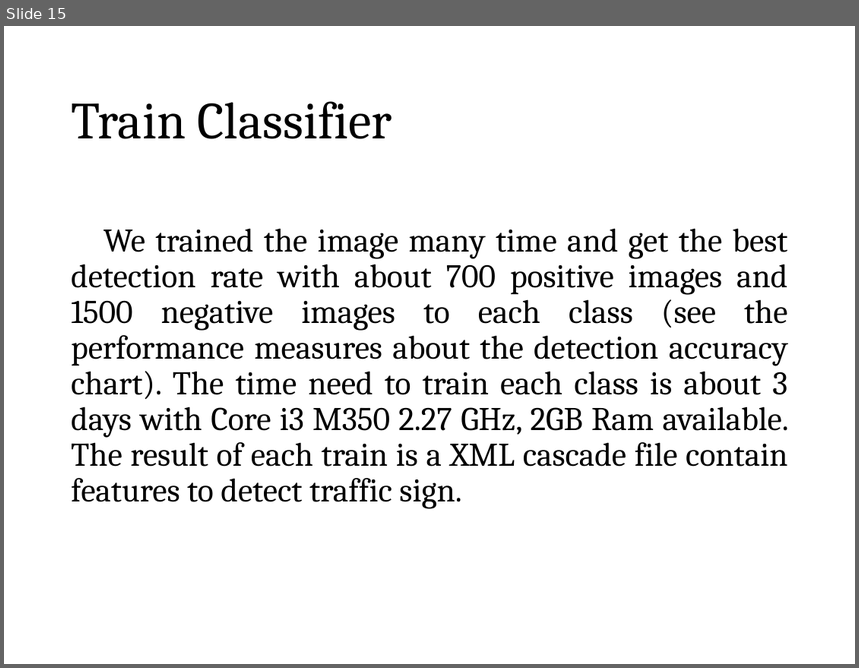
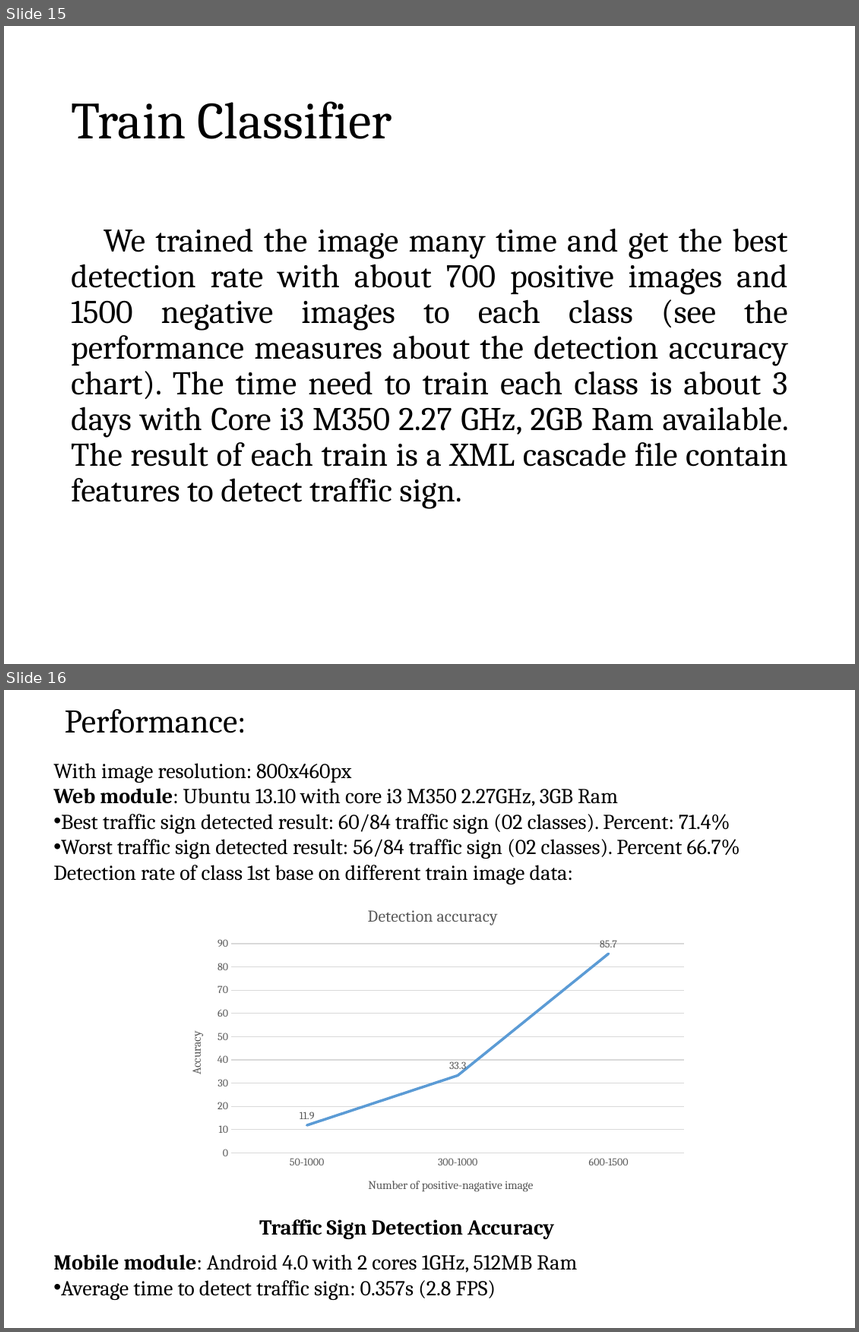
Before and after one commit to maitan10000/traffic-sign-detection-and-recognition, a slide deck: Presentation/Slide phu/Viola-Jones Algorithm.pptx. Shown one above the other, each under a label of ours: slide 15 before the commit, slides 15 and 16 after it. The pictures are 859x668 and 859x1332 pixels, drawn with LibreOffice and Linux fonts; fonts in the diff are those of the drawing. Boxes give left, top, right and bottom in pixels: in the first picture for what was removed or moved away, otherwise in the second. Text is boxed around its words. In the diff, an @@ line names an element or a change of style, - is before the commit and + after.

Commit message:
Update slide phu

```diff
--- a/Presentation/Slide phu/Viola-Jones Algorithm.pptx
+++ b/Presentation/Slide phu/Viola-Jones Algorithm.pptx
@@ slide 16 added at (x1=4, y1=690, x2=855, y2=1328), background #FFFFFF @@
@@ text added at (x1=65, y1=709, x2=246, y2=733), 28 pt, text #000000 @@
+Performance:
@@ text added at (x1=53, y1=763, x2=740, y2=885), 18 pt, text #000000 @@
+With image resolution: 800x460px
+Web module: Ubuntu 13.10 with core i3 M350 2.27GHz, 3GB Ram
+• Best traffic sign detected result: 60/84 traffic sign (02 classes). Percent: 71.4%
+• Worst traffic sign detected result: 56/84 traffic sign (02 classes). Percent 66.7%
+Detection rate of class 1st base on different train image data:
@@ line chart added at (x1=172, y1=891, x2=695, y2=1210) @@
+title "Detection accuracy "
+categories: 50-1000, 300-1000, 600-1500
+Series 1: 11.9, 33.3, 85.7
@@ text added at (x1=259, y1=1220, x2=554, y2=1239), 18 pt, text #000000, bold @@
+Traffic Sign Detection Accuracy
@@ text added at (x1=53, y1=1255, x2=577, y2=1300), 18 pt, text #000000 @@
+Mobile module: Android 4.0 with 2 cores 1GHz, 512MB Ram
+• Average time to detect traffic sign: 0.357s (2.8 FPS)
```
Also in this commit, not shown: 1 other slide added, 1 slide removed, 4 other files.
